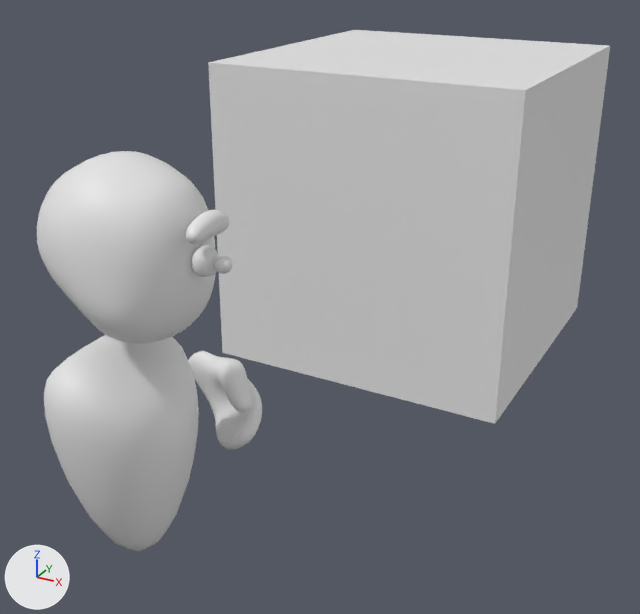
One commit to the Blender file Trees/Assets/Models/Unit/Unit.blend: the scene before it, then after it.
Rendered twice from a 50 mm lens placed at (2.32, -2.6, 1.82), pointed at (-0.01, 1.63, -0.3). Arrows for +X, +Y and +Z are at lower left; the lights stay in place. The first picture is the older version.

In view in the first picture: 'Body', 'Eyebrow', 'Hand', 'Head', 'Reference Cube' and 2 more.
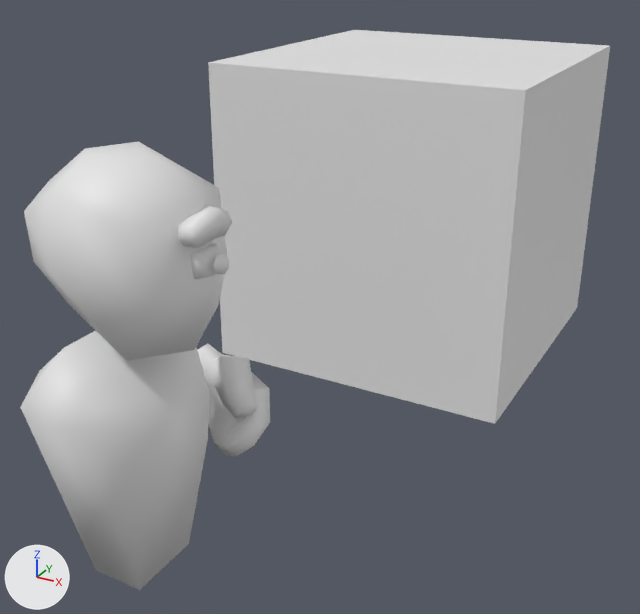
Boxes (x1, y1, x2, y2) around the edits, measured in the pictures (640 x 614 px):
'Body', modifiers changed (22% wider, 20% taller): before (44, 335, 199, 551); after (21, 330, 210, 590)
'Head', modifiers changed (14% wider, 13% taller): before (37, 151, 215, 344); after (24, 142, 227, 361)
'Hand', modifiers changed: before (188, 351, 262, 450); after (197, 343, 270, 456)
'Eyebrow', modifiers changed (25% wider, 26% taller): before (186, 210, 229, 244); after (178, 205, 232, 248)

Edits to the bpy script that builds the scene:
```text
Change ob_body:
    remove _m = ob_body.modifiers.new('Subdivision', 'SUBSURF')
Change ob_head:
    remove _m = ob_head.modifiers.new('Subdivision', 'SUBSURF')
Change ob_hand:
    remove _m = ob_hand.modifiers.new('Subdivision', 'SUBSURF')
Change ob_eyebrow:
    remove _m = ob_eyebrow.modifiers.new('Subdivision', 'SUBSURF')
```
